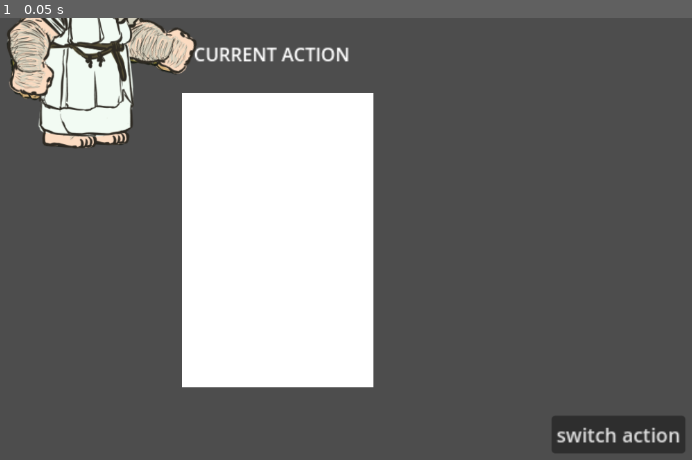
Above: before the commit, frame 1.
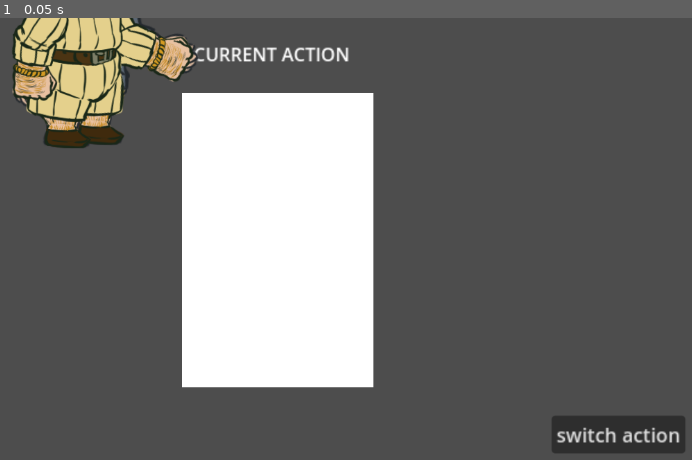
Above: after the commit, the same moment.

Repository: Bee-Have/visual_entity_component
Game: Godot game, scene res://main/main.tscn
Same seed, same stepped clock (60 frames per second), same inputs: the game is played once before the commit and once after it. The project has no main scene, so this scene is started directly.
Inputs:
- Up to frame 1 (0.05 s): no input

The runs differ from the first frame. In frame 1, 5.4% of the frame differs, in the area x 1-29%, y 0-30%.

Commit message:
✨ Dwarf support carnyx sprites assembled in main.tscn

Diff:
--- a/main/main.tscn
+++ b/main/main.tscn
@@ -9,6 +9,7 @@
 [ext_resource type="Texture2D" uid="uid://dkby66b70ne1n" path="res://entities/dwarfs/rogue/seax/dwarf_rogue_seax.png" id="7_4dugh"]
 [ext_resource type="Texture2D" uid="uid://c0bmjxuydasdk" path="res://entities/dwarfs/summoner/staff/dwarf_summoner_staff.png" id="8_67ri8"]
 [ext_resource type="Texture2D" uid="uid://wo3wjg6jy1k2" path="res://entities/dwarfs/summoner/tattoo/dwarf_summoner_tattoo.png" id="9_grrlh"]
+[ext_resource type="Texture2D" uid="uid://3c48pq8qtp50" path="res://entities/dwarfs/support/carnyx/dwarf_support_warhorn_straight.png" id="10_0i4oc"]
 
 [sub_resource type="AtlasTexture" id="AtlasTexture_4hmqs"]
 atlas = ExtResource("3_xwkvk")
@@ -345,6 +346,46 @@
 [sub_resource type="AtlasTexture" id="AtlasTexture_7j1mf"]
 atlas = ExtResource("9_grrlh")
 region = Rect2(350.734, 2.05898, 161.572, 154.567)
+
+[sub_resource type="AtlasTexture" id="AtlasTexture_6qnlh"]
+atlas = ExtResource("10_0i4oc")
+region = Rect2(3.85436, 106.294, 68.2268, 62.242)
+
+[sub_resource type="AtlasTexture" id="AtlasTexture_nxdj1"]
+atlas = ExtResource("10_0i4oc")
+region = Rect2(2.04858, 4.98804, 82.5063, 92.5304)
+
+[sub_resource type="AtlasTexture" id="AtlasTexture_tay5t"]
+atlas = ExtResource("10_0i4oc")
+region = Rect2(102.266, 2.92949, 67.4128, 90.586)
+
+[sub_resource type="AtlasTexture" id="AtlasTexture_eq1qp"]
+atlas = ExtResource("10_0i4oc")
+region = Rect2(5.86839, 394.172, 63.0889, 72.0106)
+
+[sub_resource type="AtlasTexture" id="AtlasTexture_6guey"]
+atlas = ExtResource("10_0i4oc")
+region = Rect2(10.4824, 474.619, 69.4255, 37.2308)
+
+[sub_resource type="AtlasTexture" id="AtlasTexture_4q1v2"]
+atlas = ExtResource("10_0i4oc")
+region = Rect2(1.20757, 299.347, 97.1184, 81.4268)
+
+[sub_resource type="AtlasTexture" id="AtlasTexture_wbtys"]
+atlas = ExtResource("10_0i4oc")
+region = Rect2(0.574226, 173.05, 132.955, 120.359)
+
+[sub_resource type="AtlasTexture" id="AtlasTexture_46muq"]
+atlas = ExtResource("10_0i4oc")
+region = Rect2(190.23, 5.39475, 142.285, 113.361)
+
+[sub_resource type="AtlasTexture" id="AtlasTexture_nelid"]
+atlas = ExtResource("10_0i4oc")
+region = Rect2(167.024, 368.949, 152.973, 143.376)
+
+[sub_resource type="AtlasTexture" id="AtlasTexture_ljnho"]
+atlas = ExtResource("10_0i4oc")
+region = Rect2(359.001, 0, 149.88, 499.201)
 
 [node name="Main" type="Node2D"]
 script = ExtResource("1_ig7tw")
@@ -373,6 +414,7 @@
 scale = Vector2(6.90528, 10.6219)
 
 [node name="Poleaxe" type="Node2D" parent="."]
+visible = false
 position = Vector2(265, 0)
 
 [node name="ArmLeft" type="Sprite2D" parent="Poleaxe"]
@@ -444,7 +486,6 @@
 texture = SubResource("AtlasTexture_4hmqs")
 
 [node name="Hammer" type="Node2D" parent="."]
-visible = false
 position = Vector2(275, -9)
 
 [node name="ArmLeft" type="Sprite2D" parent="Hammer"]
@@ -685,6 +726,7 @@
 texture = SubResource("AtlasTexture_phifs")
 
 [node name="BollocksDagger" type="Node2D" parent="."]
+visible = false
 position = Vector2(-298, -1)
 
 [node name="ForearmLeft" type="Sprite2D" parent="BollocksDagger"]
@@ -756,6 +798,7 @@
 texture = SubResource("AtlasTexture_kgxi8")
 
 [node name="Seax" type="Node2D" parent="."]
+visible = false
 position = Vector2(-292, -14)
 
 [node name="HandLeft" type="Sprite2D" parent="Seax"]
@@ -823,6 +866,7 @@
 texture = SubResource("AtlasTexture_wsqap")
 
 [node name="Staff" type="Node2D" parent="."]
+visible = false
 position = Vector2(271, 16)
 
 [node name="ArmLeft" type="Sprite2D" parent="Staff"]
@@ -889,6 +933,7 @@
 texture = SubResource("AtlasTexture_73sti")
 
 [node name="Tattoo" type="Node2D" parent="."]
+visible = false
 position = Vector2(-289, -9)
 
 [node name="ArmLeft" type="Sprite2D" parent="Tattoo"]
@@ -958,3 +1003,83 @@
 rotation = 0.318039
 scale = Vector2(0.919999, 1)
 texture = SubResource("AtlasTexture_gmy4t")
+
+[node name="Carnyx" type="Node2D" parent="."]
+position = Vector2(252, -5)
+
+[node name="HandLeft" type="Sprite2D" parent="Carnyx"]
+position = Vector2(138.029, 58.7053)
+rotation = -1.04582
+texture = SubResource("AtlasTexture_6qnlh")
+
+[node name="ArmLeft" type="Sprite2D" parent="Carnyx"]
+position = Vector2(54.5263, 8.46846)
+rotation = -3.3385
+scale = Vector2(1, -1)
+texture = SubResource("AtlasTexture_nxdj1")
+
+[node name="ForearmLeft" type="Sprite2D" parent="Carnyx"]
+position = Vector2(92.0288, 49.7053)
+rotation = -1.09087
+scale = Vector2(1, 0.865845)
+texture = SubResource("AtlasTexture_tay5t")
+
+[node name="ForelegLeft" type="Sprite2D" parent="Carnyx"]
+position = Vector2(29.2124, 130.199)
+texture = SubResource("AtlasTexture_eq1qp")
+
+[node name="FootLeft" type="Sprite2D" parent="Carnyx"]
+position = Vector2(39.7124, 169.699)
+texture = SubResource("AtlasTexture_6guey")
+
+[node name="ThighLeft" type="Sprite2D" parent="Carnyx"]
+position = Vector2(28.7124, 109.199)
+rotation = 0.171883
+scale = Vector2(-1, 1)
+texture = SubResource("AtlasTexture_4q1v2")
+
+[node name="ForelegRight" type="Sprite2D" parent="Carnyx"]
+position = Vector2(-18.5, 135.5)
+texture = SubResource("AtlasTexture_eq1qp")
+
+[node name="FootRight" type="Sprite2D" parent="Carnyx"]
+position = Vector2(-8, 175)
+texture = SubResource("AtlasTexture_6guey")
+
+[node name="ThighRight" type="Sprite2D" parent="Carnyx"]
+position = Vector2(-22.5, 114.5)
+texture = SubResource("AtlasTexture_4q1v2")
+
+[node name="Hips" type="Sprite2D" parent="Carnyx"]
+position = Vector2(4, 68)
+texture = SubResource("AtlasTexture_wbtys")
+
+[node name="Torso" type="Sprite2D" parent="Carnyx"]
+texture = SubResource("AtlasTexture_46muq")
+
+[node name="Head" type="Sprite2D" parent="Carnyx"]
+position = Vector2(25, -92)
+rotation = 0.0421291
+texture = SubResource("AtlasTexture_nelid")
+
+[node name="Carnyx" type="Sprite2D" parent="Carnyx"]
+visible = false
+position = Vector2(90, 96)
+rotation = 1.65281
+texture = SubResource("AtlasTexture_ljnho")
+
+[node name="HandRight" type="Sprite2D" parent="Carnyx"]
+position = Vector2(-55.5839, 92.718)
+rotation = 0.0910991
+texture = SubResource("AtlasTexture_6qnlh")
+
+[node name="ForearmRight" type="Sprite2D" parent="Carnyx"]
+position = Vector2(-59.5839, 51.7179)
+rotation = 0.296275
+scale = Vector2(1, 0.865845)
+texture = SubResource("AtlasTexture_tay5t")
+
+[node name="ArmRight" type="Sprite2D" parent="Carnyx"]
+position = Vector2(-42.584, 8.71795)
+rotation = 0.124005
+texture = SubResource("AtlasTexture_nxdj1")
Not shown: 1 places in main/main.tscn that only renumber resources
